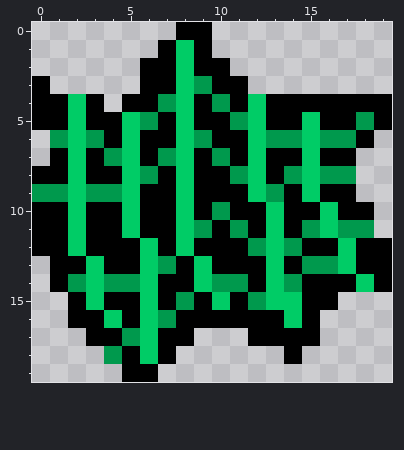
A pixel-art file gets an edit: Content/Pets/YabusameHoulen/YabusameDimensionPiece.ase. Above: the version before the commit.
20x20 pixels, 1 frame.
And afterwards:
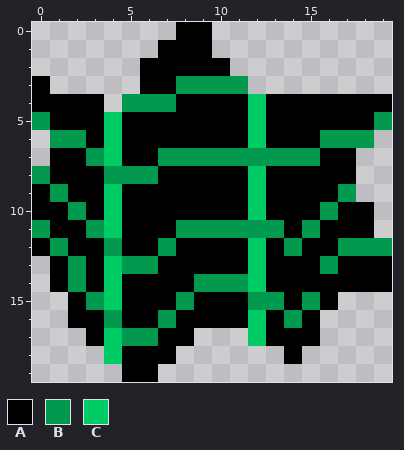
Palette (. is transparent): A #000000  B #00994d  C #00cc66
From old to new:
layer "图层 2" added
Changed rows in their new state; - is an unchanged pixel.
Layer "图层 2":
first column x 0:
 1 --------A-----------
 2 --------A-----------
 3 --------B-BB--------
 4 --A--BB-A-A---------
 5 B-A-CAA-A--A---A--AB
 6 --BACA--AA---AAA--B-
 7 --ABCA--BB-BBBBB----
 8 B-A-BB--A--A--AAAA--
 9 A-AACA--A----A-A-B--
10 --B-CA--A-A-CA--B---
11 B-ABCA--B-B-BB--AAA-
12 -BA-B-ABA---CA---BBB
13 --BACBBA-A--CA-A-A--
14 ---ACAA--B--CAA---A-
15 ---BC-A---A--BAB----
16 ----B-A-----C-B-----
17 ----C-B-----C-------
18 ----C-A-------------
